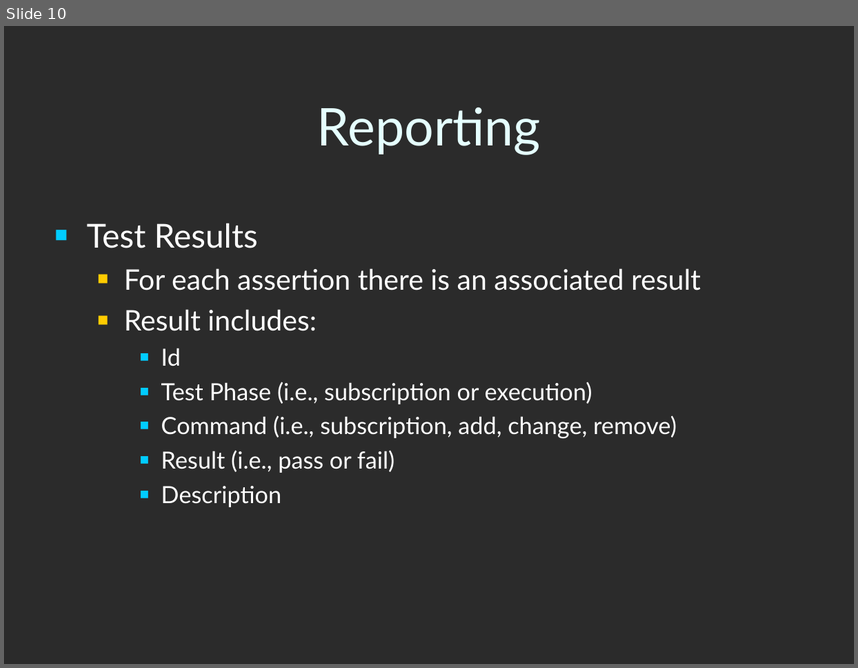
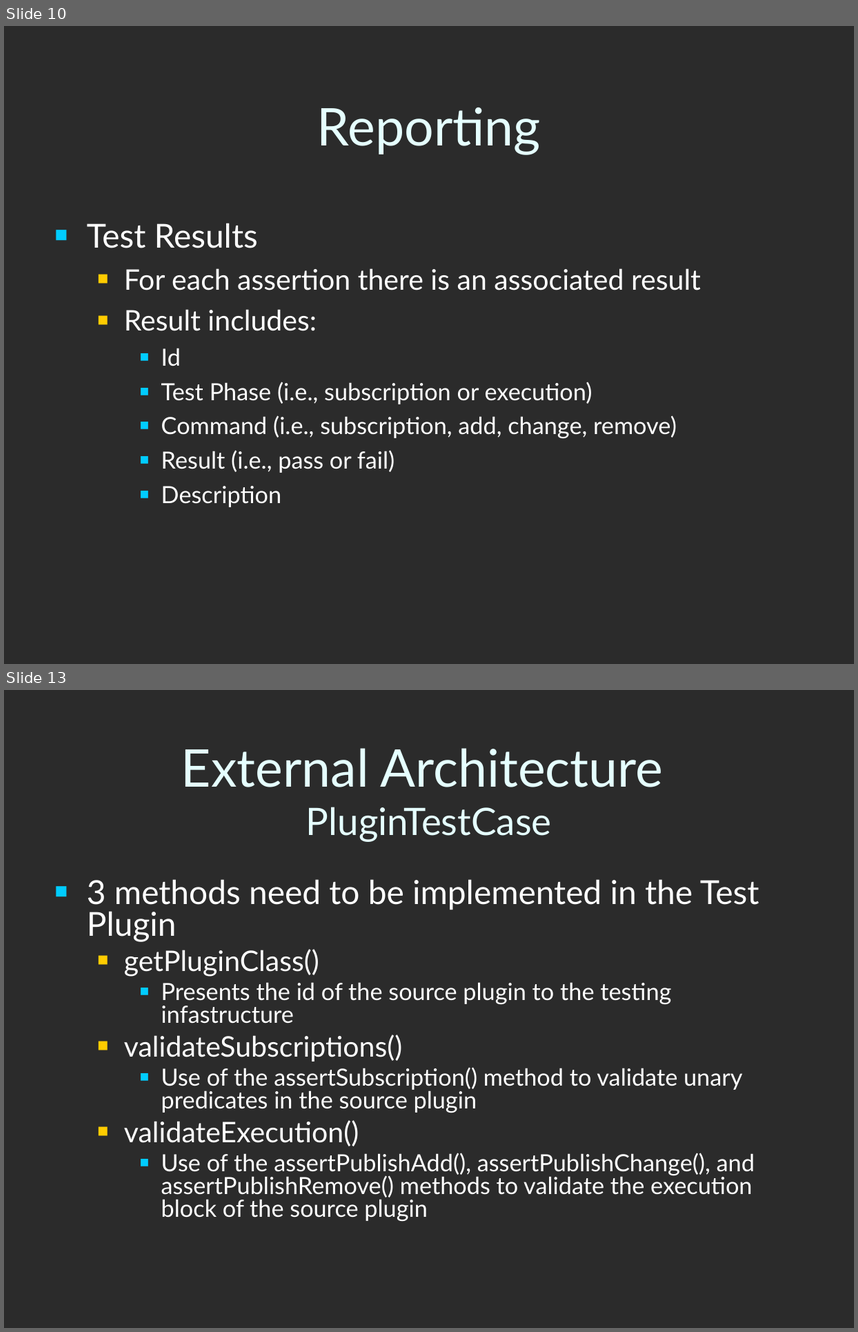
Before and after one commit to codeaudit/cougaar-cougaarunit, a slide deck: CougaarUnit/Cougaar Test Framework.ppt. Shown one above the other, each under a label of ours: slide 10 before the commit, slides 10 and 13 after it; the slides between them are not shown. The pictures are 858x668 and 858x1332 pixels, drawn with LibreOffice and Linux fonts; fonts in the diff are those of the drawing; background and template pictures are left out; a plain dark background stands for a picture behind light text. Boxes give left, top, right and bottom in pixels: in the first picture for what was removed or moved away, otherwise in the second. Text is boxed around its words. In the diff, an @@ line names an element or a change of style, - is before the commit and + after.

```diff
--- a/CougaarUnit/Cougaar Test Framework.ppt
+++ b/CougaarUnit/Cougaar Test Framework.ppt
@@ slide 13 added at <box>4,690,854,1328</box>, background picture (left out) @@
@@ title added at <box>181,748,664,842</box>, 44 pt, text #E5FFFF @@
+External Architecture
+PluginTestCase
@@ text added at <box>87,879,760,1221</box>, 20 pt, text #FFFFFF @@
+■ 3 methods need to be implemented in the Test Plugin
+  ■ getPluginClass()
+    ■ Presents the id of the source plugin to the testing infastructure
+  ■ validateSubscriptions()
+    ■ Use of the assertSubscription() method to validate unary predicates in the source plugin
+  ■ validateExecution()
+    ■ Use of the assertPublishAdd(), assertPublishChange(), and assertPublishRemove() methods to validate the execution block of the source plugin
```
Also in this commit, not shown: 6 other slides added, 1 slide removed, 9 other files.
